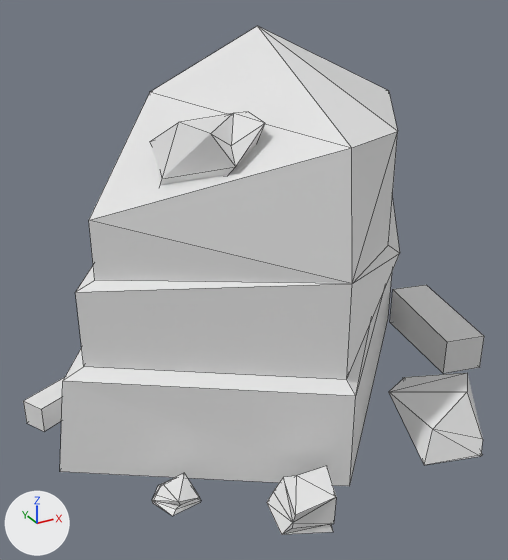
The Blender file 3DModels/BlendFiles/mine_pierre.blend, before and after one commit.
One viewpoint serves both versions: a 50 mm camera at (-1.5, -2.69, 1.93) aimed at (-0.07, -0.09, 0.63). The axes (+X, +Y, +Z) are drawn at lower left. The lights are the same throughout. Mesh edges are drawn as thin lines.
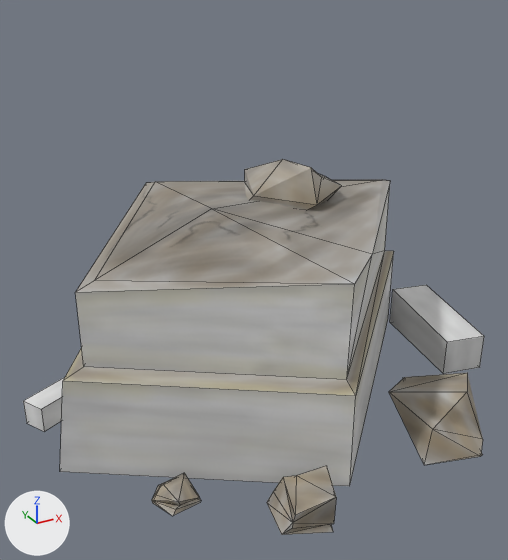
Patch to the scene script:
```diff
--- a/3DModels/BlendFiles/mine_pierre.blend.py
+++ b/3DModels/BlendFiles/mine_pierre.blend.py
@@ img_mine_pierre_png @@
+img_mine_pierre_png = load_image('mine_pierre.png', '../../Textures/mine_pierre.png', 1024, 1024, 'sRGB')
@@ mat_mine_pierre_png @@
+mat_mine_pierre_png = principled_material('mine_pierre.png')
+mat_mine_pierre_png.texture = img_mine_pierre_png
@@ me_plane @@
 # used by ob_plane; location = (0.0, 0.0, 0.0)
-me_plane.from_pydata(...)  # 118 vertices, 138 faces; spans x -1.11..1.24, y -1.06..0.93, z 0.0..1.69
+me_plane.from_pydata(...)  # 112 vertices, 129 faces; spans x -1.11..1.24, y -1.06..0.93, z 0.0..1.12
+# me_plane part 1: a new loose piece of 15 vertices spanning x 0.02..0.5, y -0.11..0.36, z 0.9..1.12, in mat_mine_pierre_png (picture img_mine_pierre_png)
+# me_plane part 2: the loose piece of 15 vertices spanning x -0.56..-0.14, y -0.48..0.0, z 1.17..1.42 is deleted
+# me_plane part 3
+# 8 vertices are removed from x -0.83..0.88, y -0.79..0.76, z 0.88..1.69
+# 34 faces are deleted
+# 1 vertex moves from x 0.31, y -0.64, z 0.88 to x 0.2, y -0.6, z 0.88
+# 2 vertices are added at (-0.2, 0.06, 0.95), (-0.04, -0.8, 0.88)
+# 25 new faces join them
+# me_plane part 4: 106 faces spanning x -1.11..1.24, y -1.06..0.93, z 0.0..0.9 switch from no material to mat_mine_pierre_png (picture img_mine_pierre_png)
```

Location of each change, (x1, y1, x2, y2) in pixels of the pictures (508 x 560 px; the box of a moved part takes in the faces that stretch with it):
'Plane', reshaped (26% shorter)
    before: (23, 26, 484, 535)
    after: (23, 159, 484, 535)
part 1 of me_plane, added
    after: (245, 159, 341, 210)
part 2 of me_plane, deleted
    before: (150, 112, 265, 185)
part 3 of me_plane, moved or reshaped
    before: (60, 26, 400, 535)
    after: (60, 180, 390, 535)
part 4 of me_plane, recoloured
    both: (26, 266, 484, 534)
